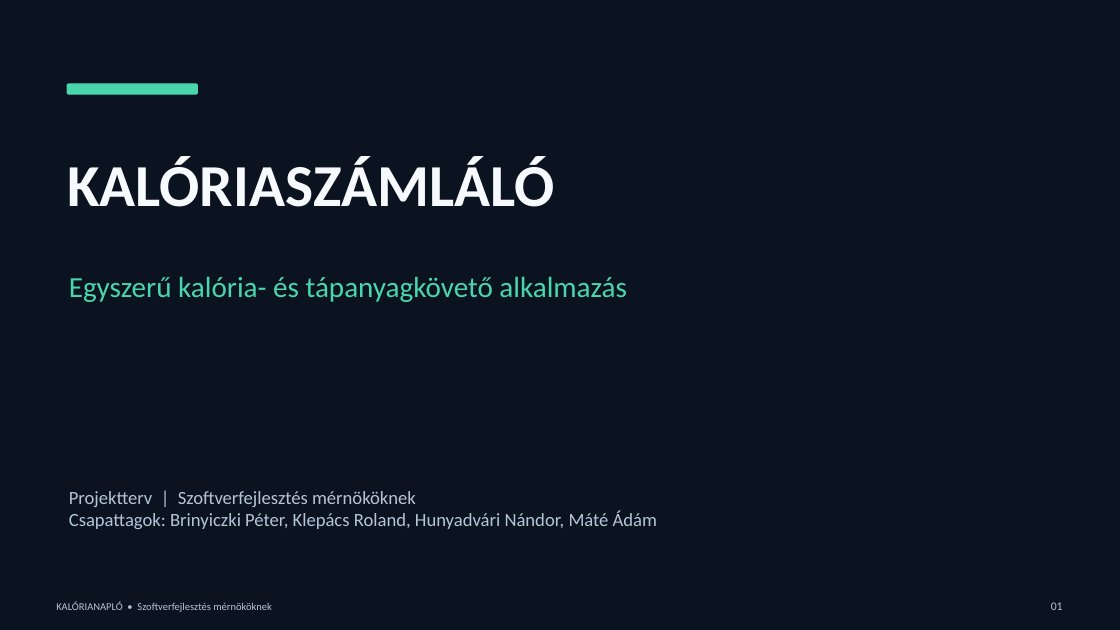
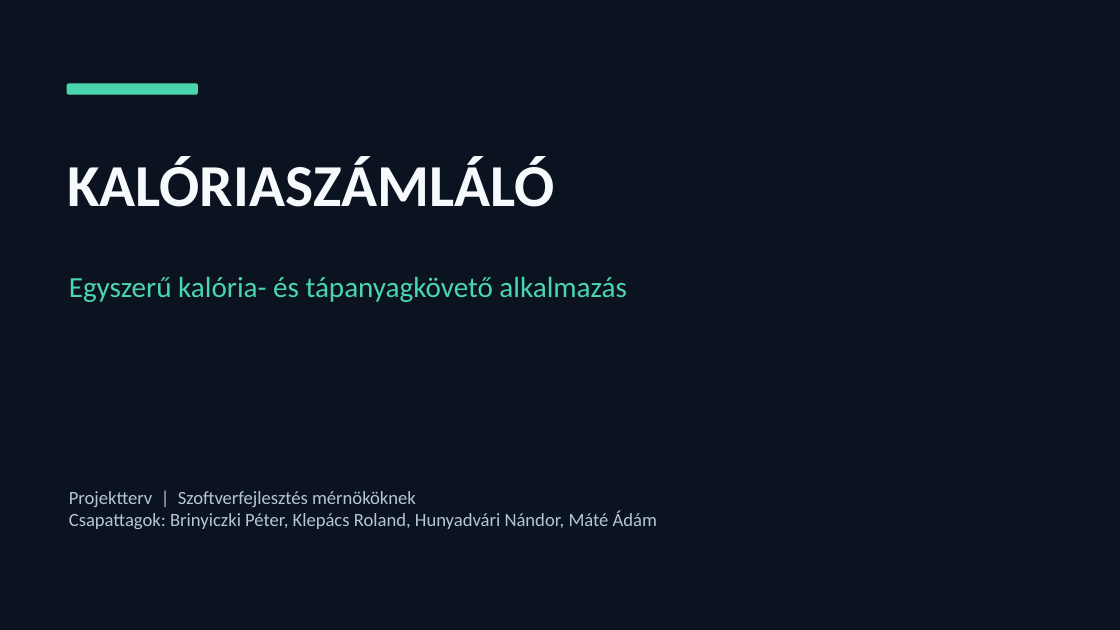
Before and after one commit to pbkbuff/arvacskak_projekt, a slide deck: slide 1 of docs/Kaloriszamlalo_projektbemutato.pptx. Drawn at 1120x630 pixels with LibreOffice and Linux fonts; fonts in the diff are those of the drawing. Boxes give left, top, right and bottom in pixels: in the first picture for what was removed or moved away, otherwise in the second. Text is boxed around its words. In the diff, an @@ line names an element or a change of style, - is before the commit and + after.

```diff
--- a/docs/Kaloriszamlalo_projektbemutato.pptx
+++ b/docs/Kaloriszamlalo_projektbemutato.pptx
@@ text removed at (x1=56, y1=602, x2=272, y2=612) @@
-KALÓRIANAPLÓ • Szoftverfejlesztés mérnököknek
@@ text removed at (x1=1051, y1=602, x2=1063, y2=610) @@
-01
```
Also in this commit, not shown: 8 other slides changed, 4 slides added.
